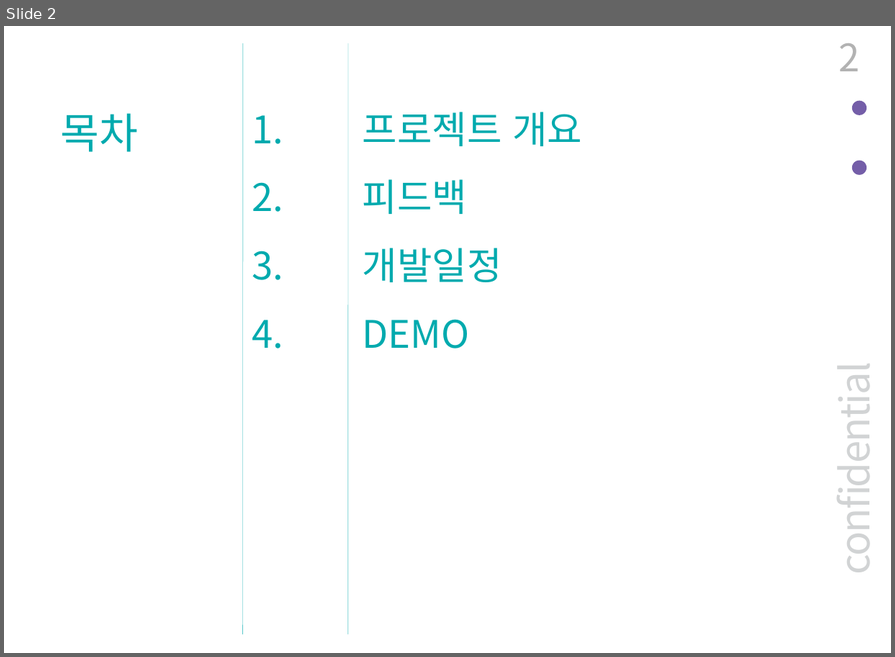
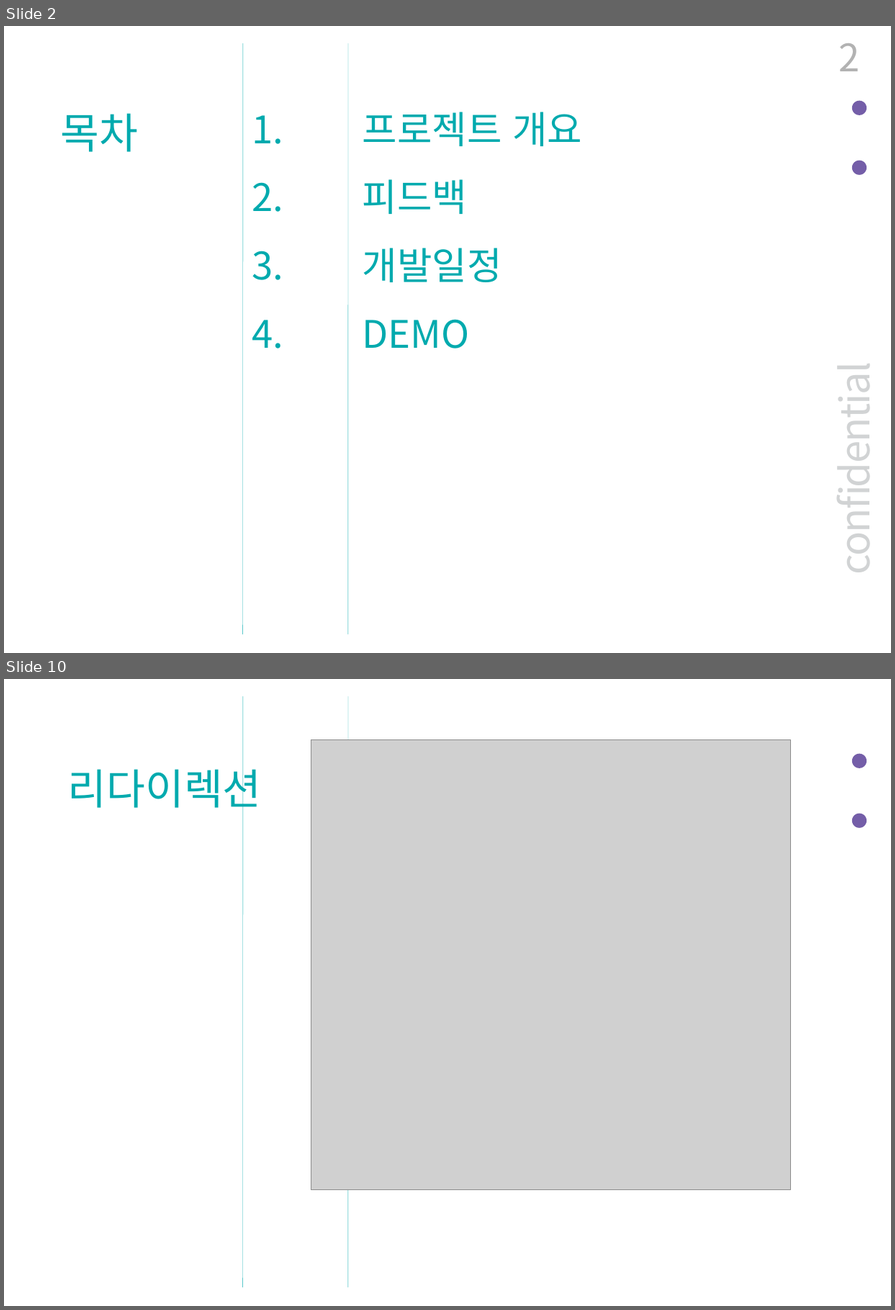
Before and after one commit to BerryWell/CapstoneDesign-2019-02, a slide deck: 제출자료/발표자료/중간_발표_자료_12조.pptx. Shown one above the other, each under a label of ours: slide 2 before the commit, slides 2 and 10 after it; the slides between them are not shown. The pictures are 895x657 and 895x1310 pixels, drawn with LibreOffice and Linux fonts; fonts in the diff are those of the drawing; grey boxes stand for pictures. Boxes give left, top, right and bottom in pixels: in the first picture for what was removed or moved away, otherwise in the second. Text is boxed around its words. In the diff, an @@ line names an element or a change of style, - is before the commit and + after.

```diff
--- a/제출자료/발표자료/중간_발표_자료_12조.pptx
+++ b/제출자료/발표자료/중간_발표_자료_12조.pptx
@@ slide 10 added at box(4, 679, 891, 1306), background #FFFFFF; not listed: 5 template elements that a slide beside it also shows @@
@@ picture added at box(311, 739, 791, 1190) @@
@@ text added at box(68, 762, 262, 816), 40 pt, text #00AAAE @@
+리다이렉션
```
Also in this commit, not shown: 6 slides changed, 6 other slides added.
